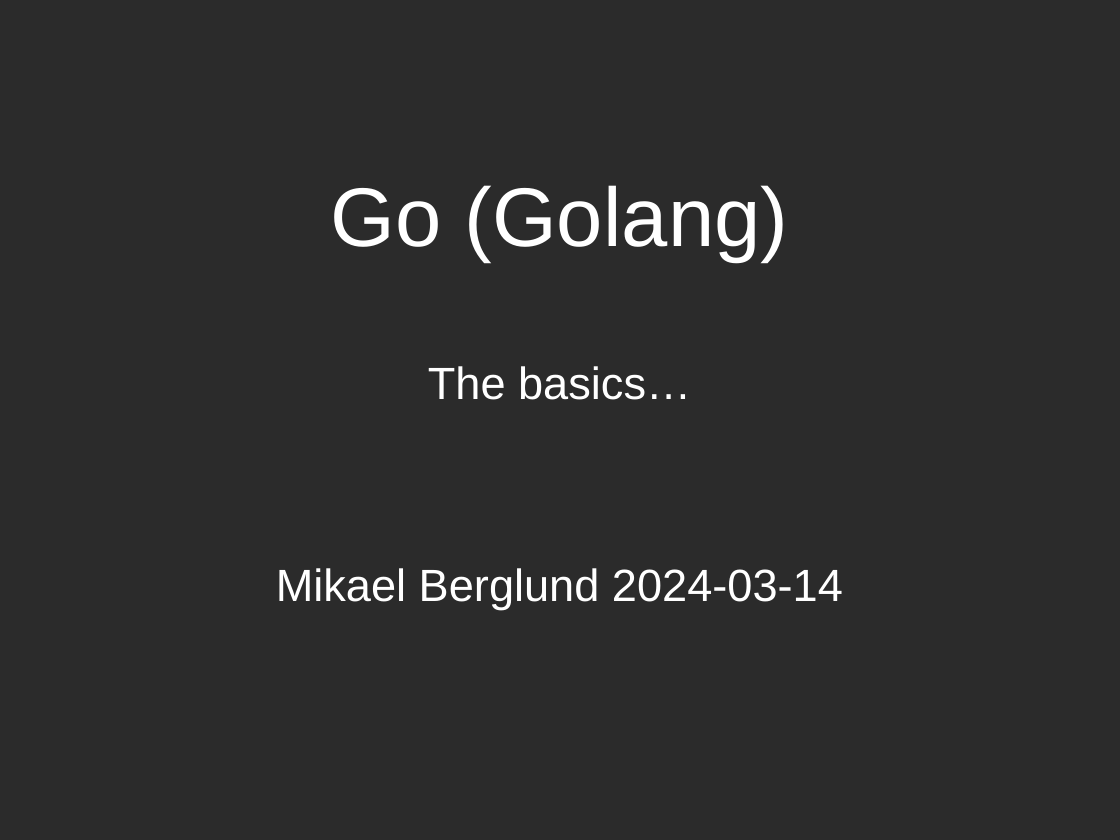
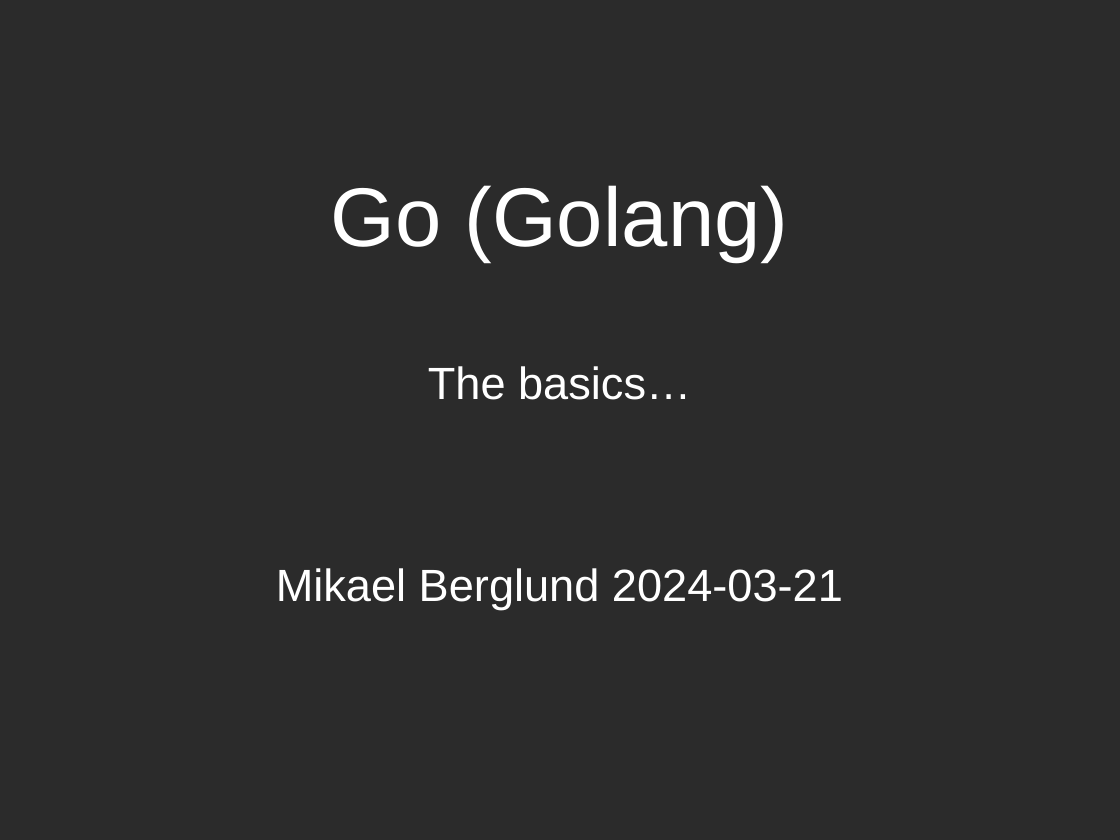
Before and after one commit to smicker/go_course, a slide deck: slide 1 of Golang genomgång.ppt. Drawn at 1120x840 pixels with LibreOffice and Linux fonts; fonts in the diff are those of the drawing; background and template pictures are left out; a plain dark background stands for a picture behind light text. Boxes give left, top, right and bottom in pixels: in the first picture for what was removed or moved away, otherwise in the second. Text is boxed around its words. In the diff, an @@ line names an element or a change of style, - is before the commit and + after.

```diff
--- a/Golang genomgång.ppt
+++ b/Golang genomgång.ppt
@@ subtitle at <box>276,568,843,610</box>: text changed @@
-Mikael Berglund 2024-03-14
+Mikael Berglund 2024-03-21
```
Also in this commit, not shown: 45 other slides changed.
